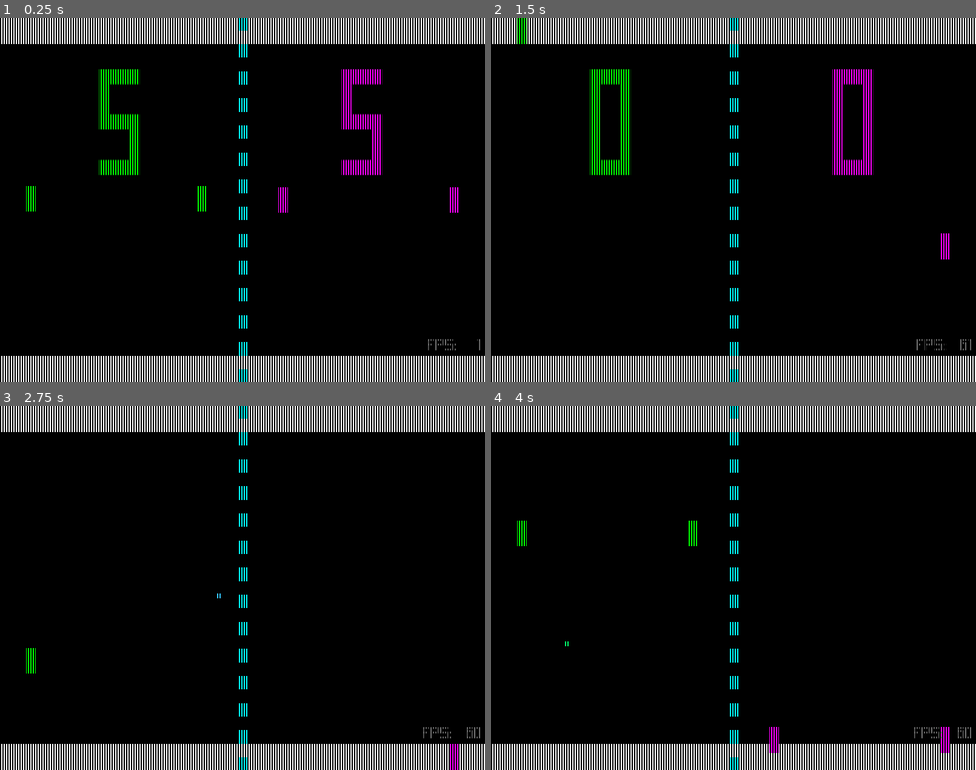
Above: before the commit, frames 1-4 (two rows, left to right).
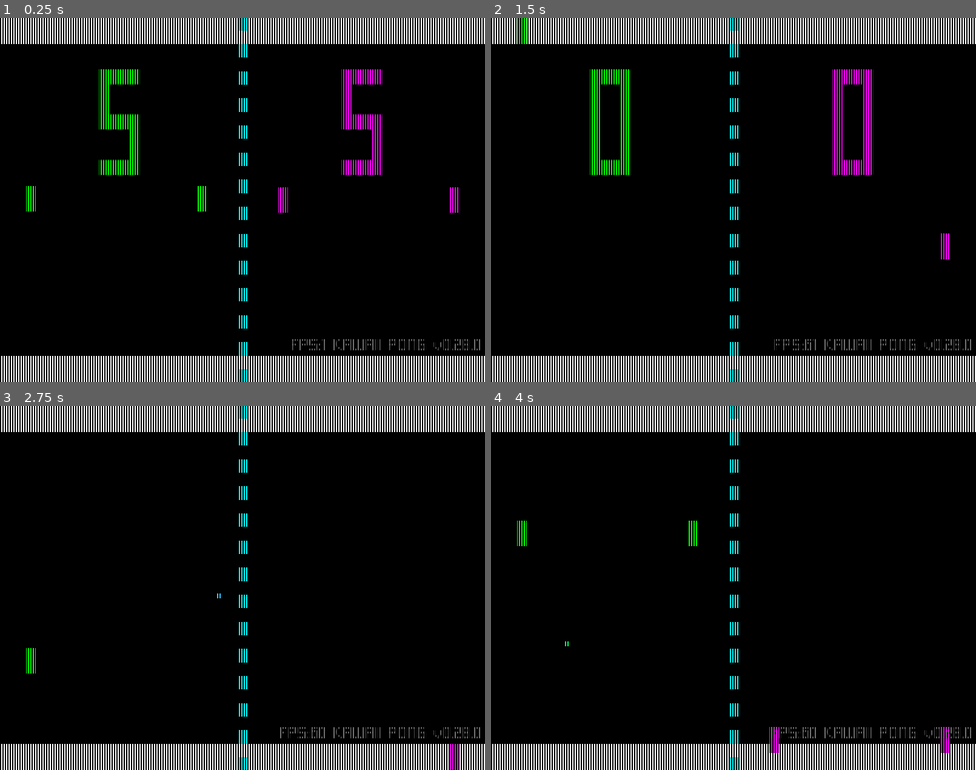
Above: after the commit, the same moments.

Repository: joshuafolkken/pong
Game: Godot game, scene res://scenes/main.tscn
Two runs of this game, one before a commit and one after it. Both use one fixed random seed, a clock stepped at 60 frames per second and the inputs below. Sound files missing from this copy of the repository are replaced by a short silence.
Inputs (mouse positions are in pixels of both pictures, inside the frame that each line leads up to):
- Up to frame 1 (0.25 s): no input
- Up to frame 2 (1.5 s): click (733, 32) at 0.5 s; tap Enter (game_start) at 1.25 s; move the mouse to (840, 181) at 1.27 s; hold Down (right_move_down) from 1.28 s (still down); hold Space (game_mode) from 1.28 s (still down); click (840, 181) at 1.42 s
- Up to frame 3 (2.75 s): release Down (right_move_down) at 2 s; release Space (game_mode) at 2 s; drag from (145, 606) to (218, 660) at 2.02 s
- Up to frame 4 (4 s): move the mouse to (782, 507) at 2.77 s; hold Down (right_move_down) 2.78-3.5 s; hold Space (game_mode) 2.78-3.5 s; drag from (709, 660) to (588, 533) at 3.52 s

The runs differ from the first frame. In frame 1, 0.3% of the frame differs, in the area x 60-99%, y 88-92%; in frame 2, 0.3%; in frame 3, 0.4%; in frame 4, 0.4%, in the area x 57-98%, y 88-92%.

Commit message:
Version #82

Diff:
--- a/project.godot
+++ b/project.godot
@@ -10,7 +10,8 @@
 
 [application]
 
-config/name="PONG"
+config/name="KAWAII PONG"
+config/version="0.28.0"
 run/main_scene="res://scenes/main.tscn"
 config/features=PackedStringArray("4.3", "Forward Plus")
 config/icon="res://assets/art/icon.svg"
--- a/scripts/control.gd
+++ b/scripts/control.gd
@@ -5,7 +5,8 @@
 
 @onready var label: Label = $Label
 @onready var fps_label: Label = $FpsLabel
-
+@onready var game_name: String = ProjectSettings.get_setting("application/config/name")
+@onready var game_version: String = ProjectSettings.get_setting("application/config/version")
 
 func _update_log(message: String) -> void:
 	var lines := label.text.split("\n")
@@ -27,4 +28,4 @@
 
 func _process(_delta: float) -> void:
 	var fps := Engine.get_frames_per_second()
-	fps_label.text = "FPS: %3.0f" % fps
+	fps_label.text = "FPS:%d %s v%s" % [fps, game_name, game_version]
--- a/web/index.manifest.json
+++ b/web/index.manifest.json
@@ -1 +1 @@
-{"background_color":"#000000","display":"fullscreen","icons" …(166 unchanged characters)… 2x512.png","type":"image/png"}],"name":"PONG","orientation":"landscape","start_url":"./index.html"}
+{"background_color":"#000000","display":"fullscreen","icons" …(166 unchanged characters)… 2x512.png","type":"image/png"}],"name":"KAWAII PONG","orientation":"landscape","start_url":"./index.html"}
Not shown, changed: docs/wasm.md
Not shown, changed: web/index.html
Not shown, changed: web/index.js
Not shown, changed: web/index.pck
Not shown, changed: web/index.service.worker.js
Not shown, changed: web/index.wasm
